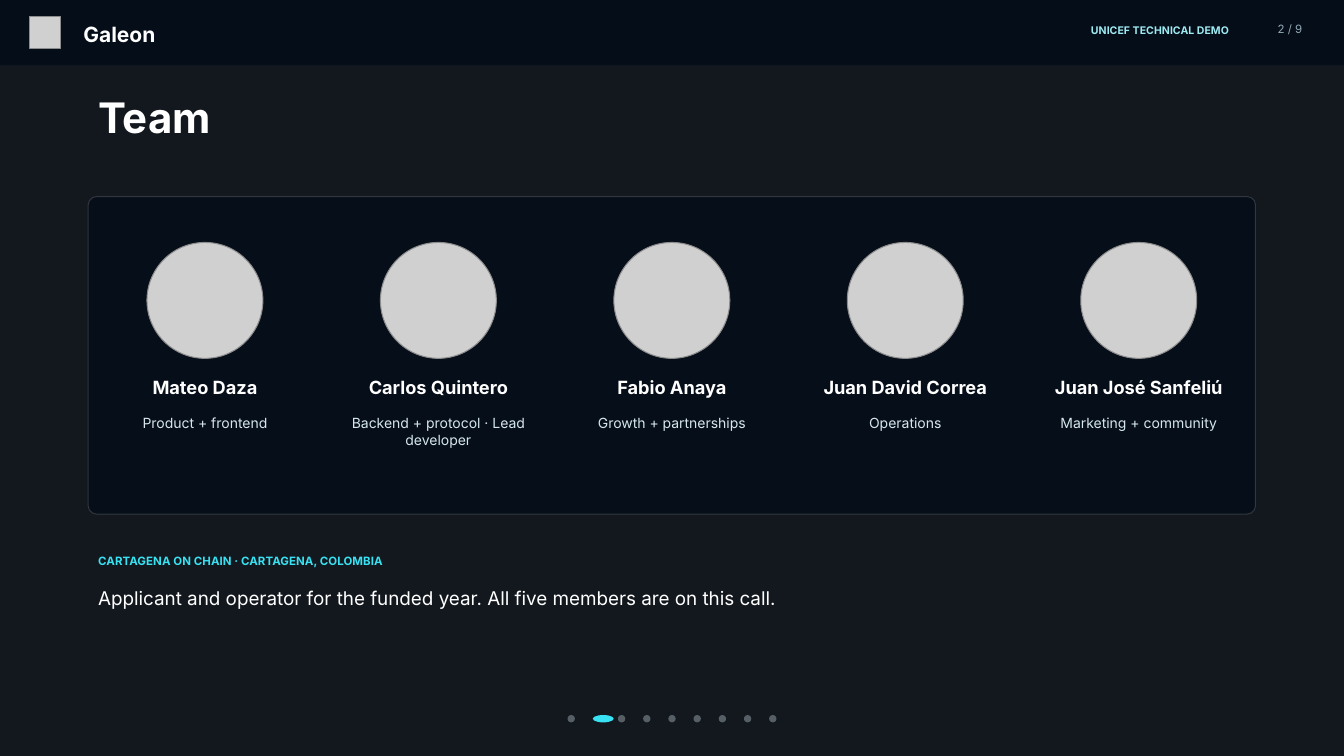
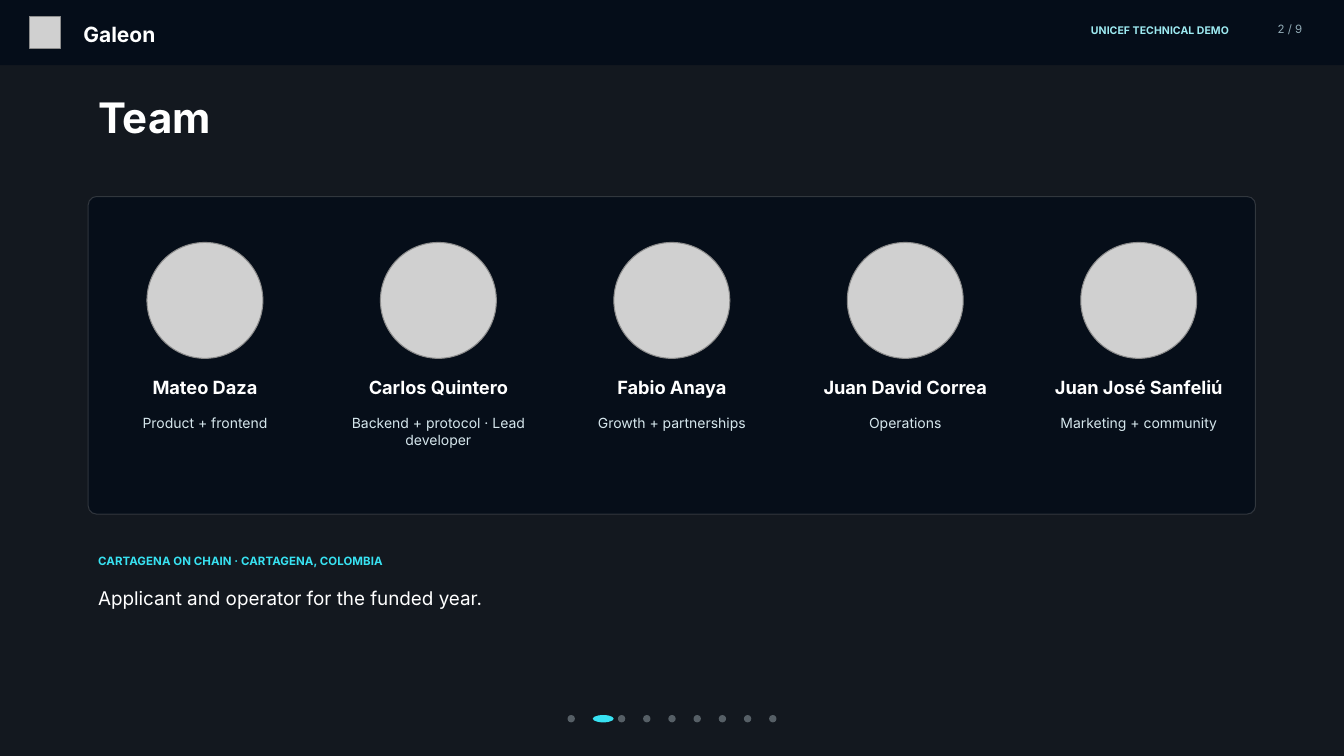
Before and after one commit to mateodaza/galeon, a slide deck: slide 2 of outputs/Galeon_UNICEF_Technical_Demo_2026.pptx. Drawn at 1344x756 pixels with LibreOffice and Linux fonts; fonts in the diff are those of the drawing; grey boxes stand for pictures; background and template pictures are left out; a plain dark background stands for a picture behind light text. Boxes give left, top, right and bottom in pixels: in the first picture for what was removed or moved away, otherwise in the second. Text is boxed around its words. In the diff, an @@ line names an element or a change of style, - is before the commit and + after.

```diff
--- a/outputs/Galeon_UNICEF_Technical_Demo_2026.pptx
+++ b/outputs/Galeon_UNICEF_Technical_Demo_2026.pptx
@@ text at (98, 590, 482, 609): text changed @@
-Applicant and operator for the funded year. All five members are on this call.
+Applicant and operator for the funded year.
```
Also in this commit, not shown: 2 other slides changed, 6 other files.
